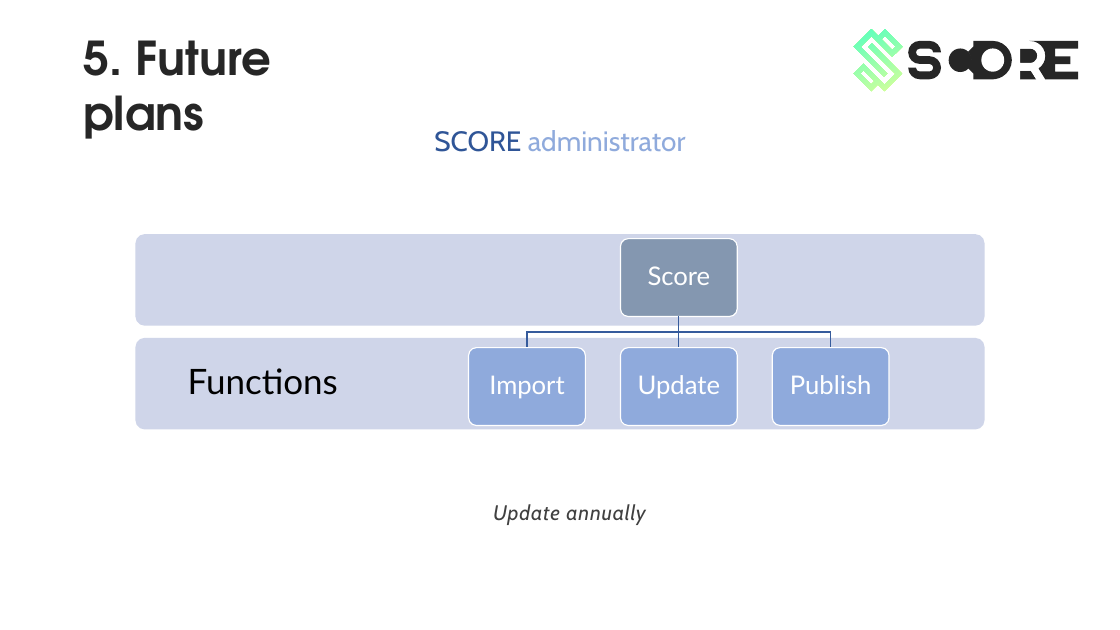
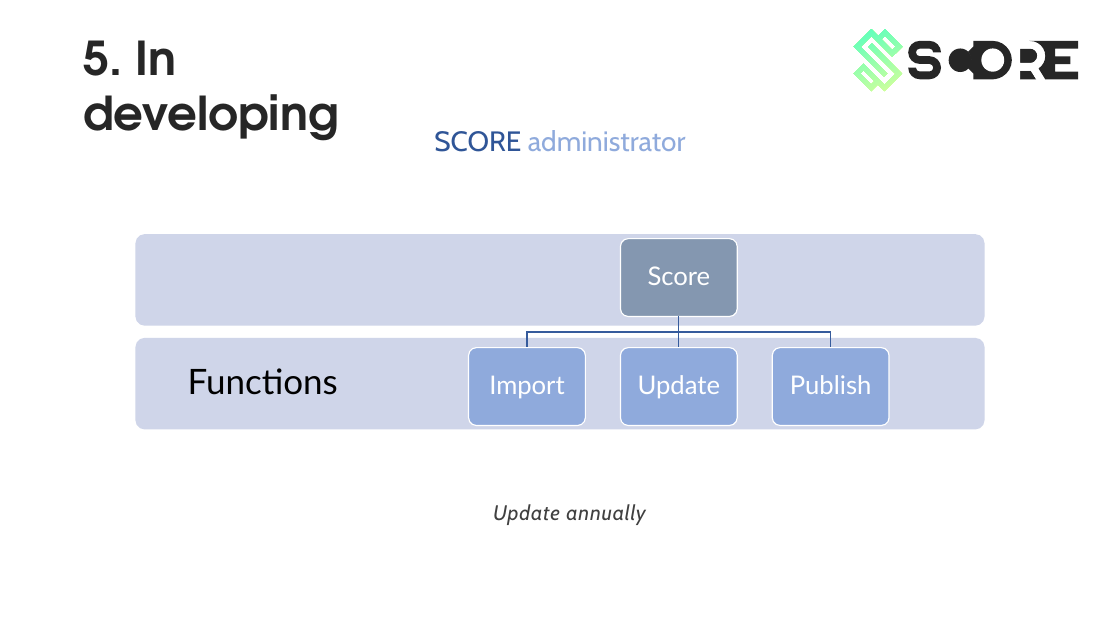
Before and after one commit to KevinNitroG/Score-Project-Powerpoint-temp, a slide deck: slide 3 of powerpoint_files/fix 2.pptx (slide 5 before the commit). Drawn at 1120x630 pixels with LibreOffice and Linux fonts; fonts in the diff are those of the drawing. Boxes give left, top, right and bottom in pixels: in the first picture for what was removed or moved away, otherwise in the second. Text is boxed around its words. In the diff, an @@ line names an element or a change of style, - is before the commit and + after.

```diff
--- a/powerpoint_files/fix 2.pptx
+++ b/powerpoint_files/fix 2.pptx
@@ text at [83,40,339,141]: text changed @@
-5. Future plans
+5. In developing
```
Also in this commit, not shown: 3 other slides changed, 1 slide removed.
